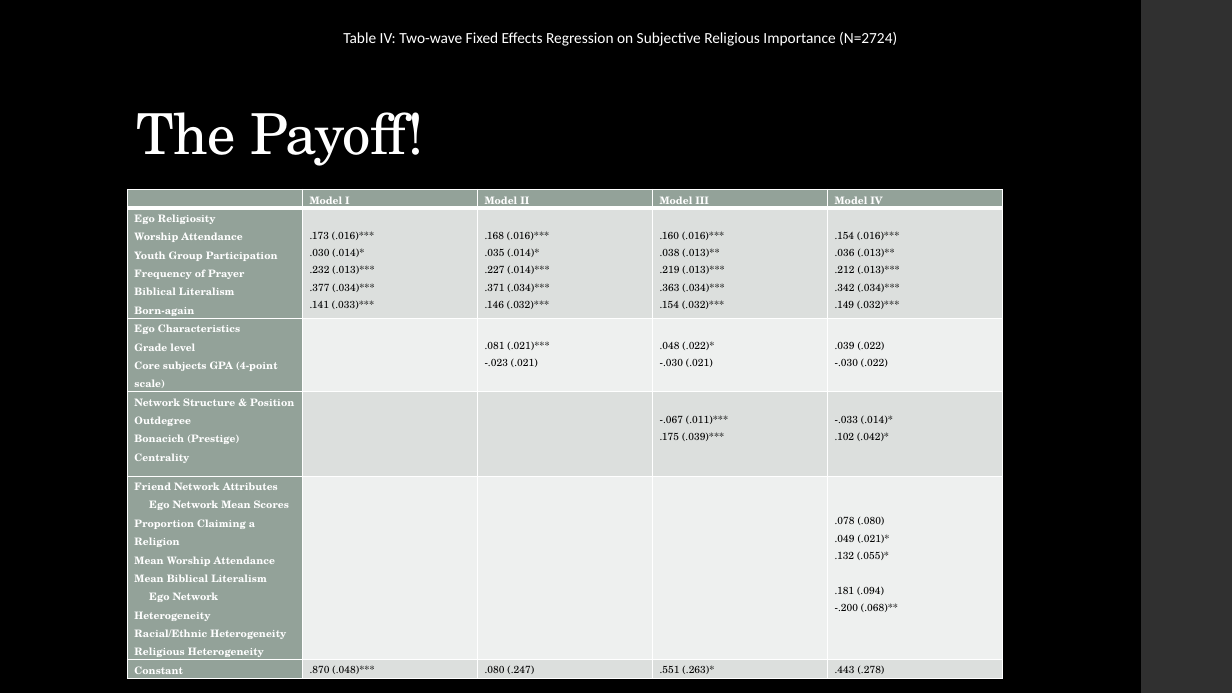
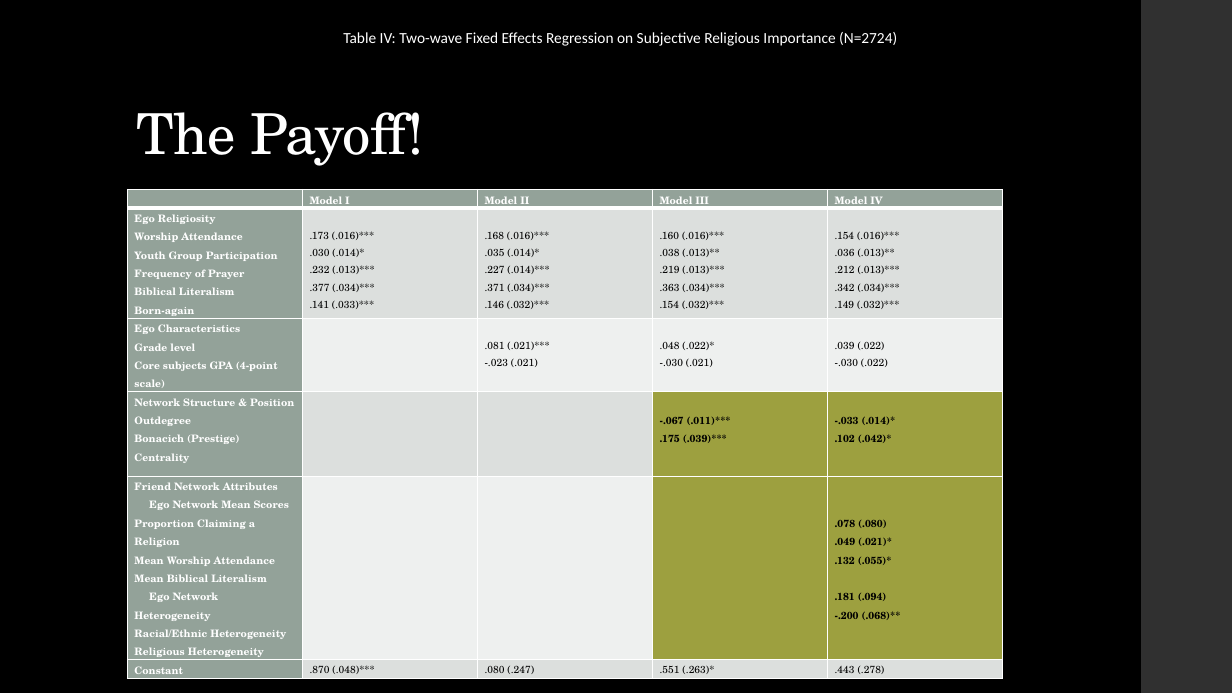
Before and after one commit to ndporter/snademo, a slide deck: slide 18 of Choosing a Social Network Tool (December 2013).pptx (slide 17 before the commit). Drawn at 1232x693 pixels with LibreOffice and Linux fonts; fonts in the diff are those of the drawing. Boxes give left, top, right and bottom in pixels: in the first picture for what was removed or moved away, otherwise in the second. Text is boxed around its words. In the diff, an @@ line names an element or a change of style, - is before the commit and + after.

```diff
--- a/Choosing a Social Network Tool (December 2013).pptx
+++ b/Choosing a Social Network Tool (December 2013).pptx
@@ table at (128, 189, 1001, 678) @@
@@ fill #DCE0DE to #9DA03F in 2 cells @@
@@ fill #EEF0EF to #9DA03F in 2 cells @@
@@ bold on in "-.067 (.011)***", ".175 (.039)***", "-.033 (.014)*", ".102 (.042)*" and 5 more places @@
```
Also in this commit, not shown: 3 other slides changed, 2 slides added.
